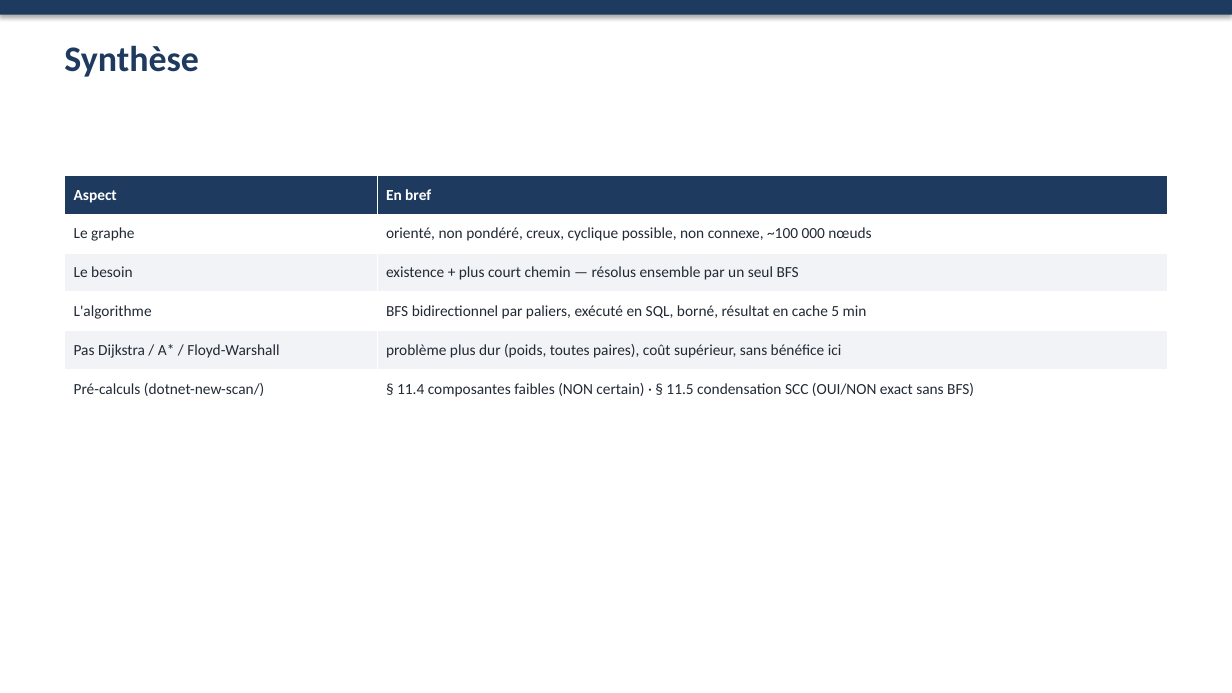
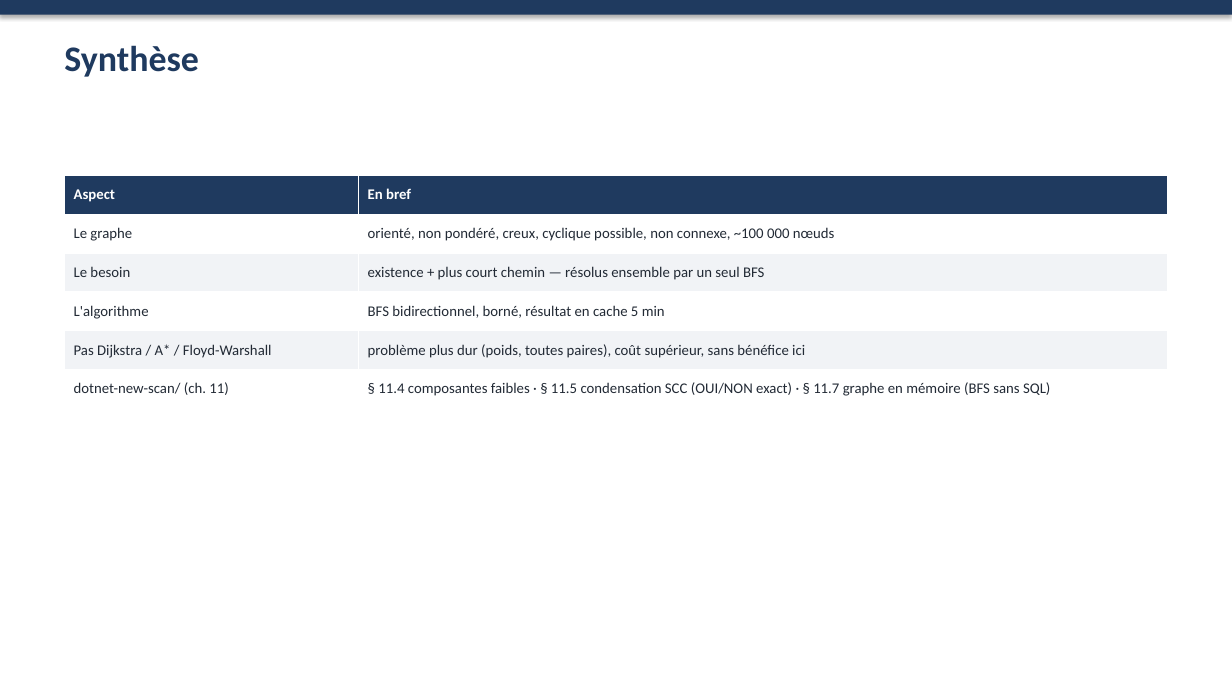
Before and after one commit to AbelMaminiaina/restitutiongraphe, a slide deck: slide 20 of docs/Recherche-existence-chemin.pptx (slide 19 before the commit). Drawn at 1232x693 pixels with LibreOffice and Linux fonts; fonts in the diff are those of the drawing. Boxes give left, top, right and bottom in pixels: in the first picture for what was removed or moved away, otherwise in the second. Text is boxed around its words. In the diff, an @@ line names an element or a change of style, - is before the commit and + after.

```diff
--- a/docs/Recherche-existence-chemin.pptx
+++ b/docs/Recherche-existence-chemin.pptx
@@ table at [65, 176, 1167, 409] @@
-row 4, column 2: BFS bidirectionnel par paliers, exécuté en SQL, borné, résultat en cache 5 min
+row 4, column 2: BFS bidirectionnel, borné, résultat en cache 5 min
-row 6, column 1: Pré-calculs (dotnet-new-scan/)
+row 6, column 1: dotnet-new-scan/ (ch. 11)
-row 6, column 2: § 11.4 composantes faibles (NON certain) · § 11.5 condensation SCC (OUI/NON exact sans BFS)
+row 6, column 2: § 11.4 composantes faibles · § 11.5 condensation SCC (OUI/NON exact) · § 11.7 graphe en mémoire (BFS sans SQL)
@@ size 12 to 11.5 pt in "Aspect", "En bref", "Le graphe", "orienté, non pondéré, creux, cyclique possible, non ..." and 5 more places @@
```
Also in this commit, not shown: 1 other slide changed, 1 slide added, 13 other files.
